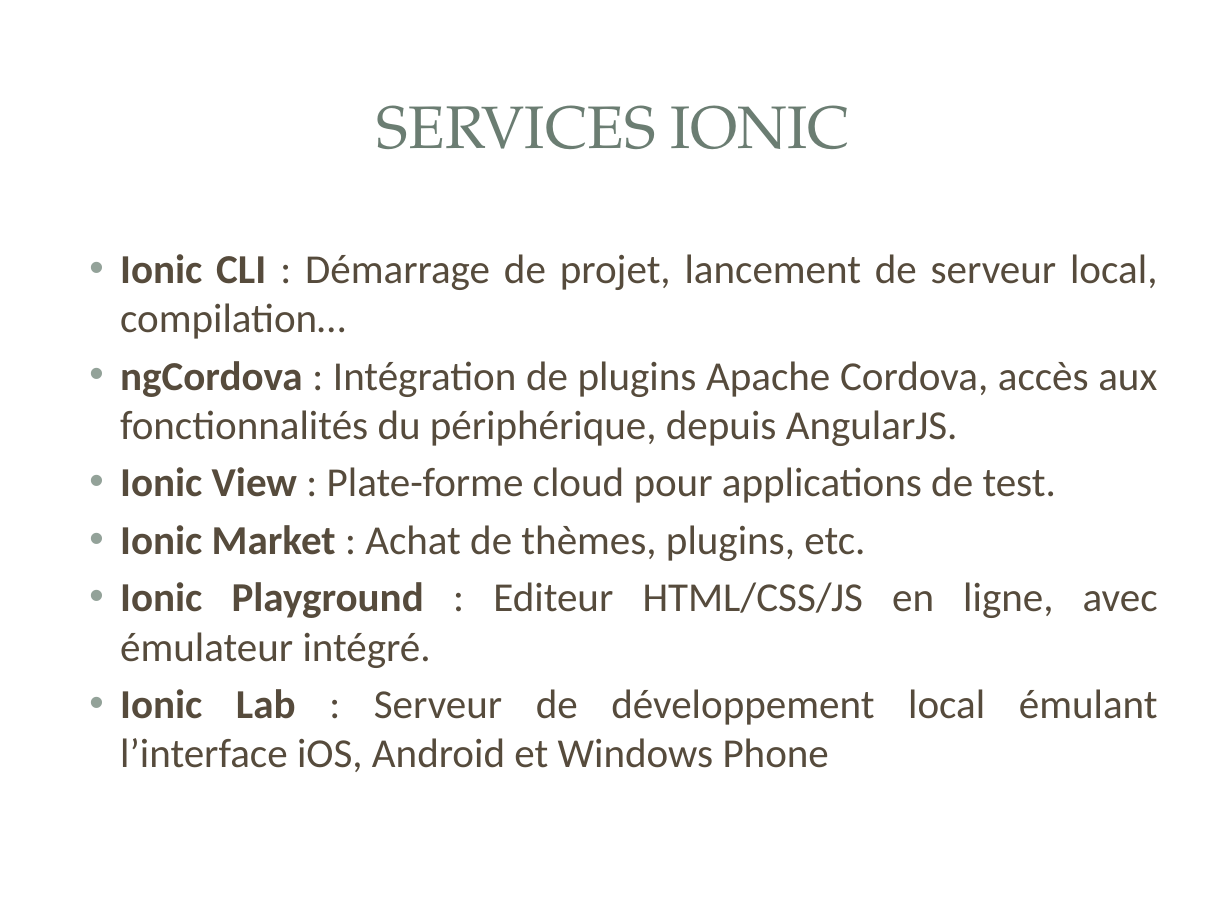
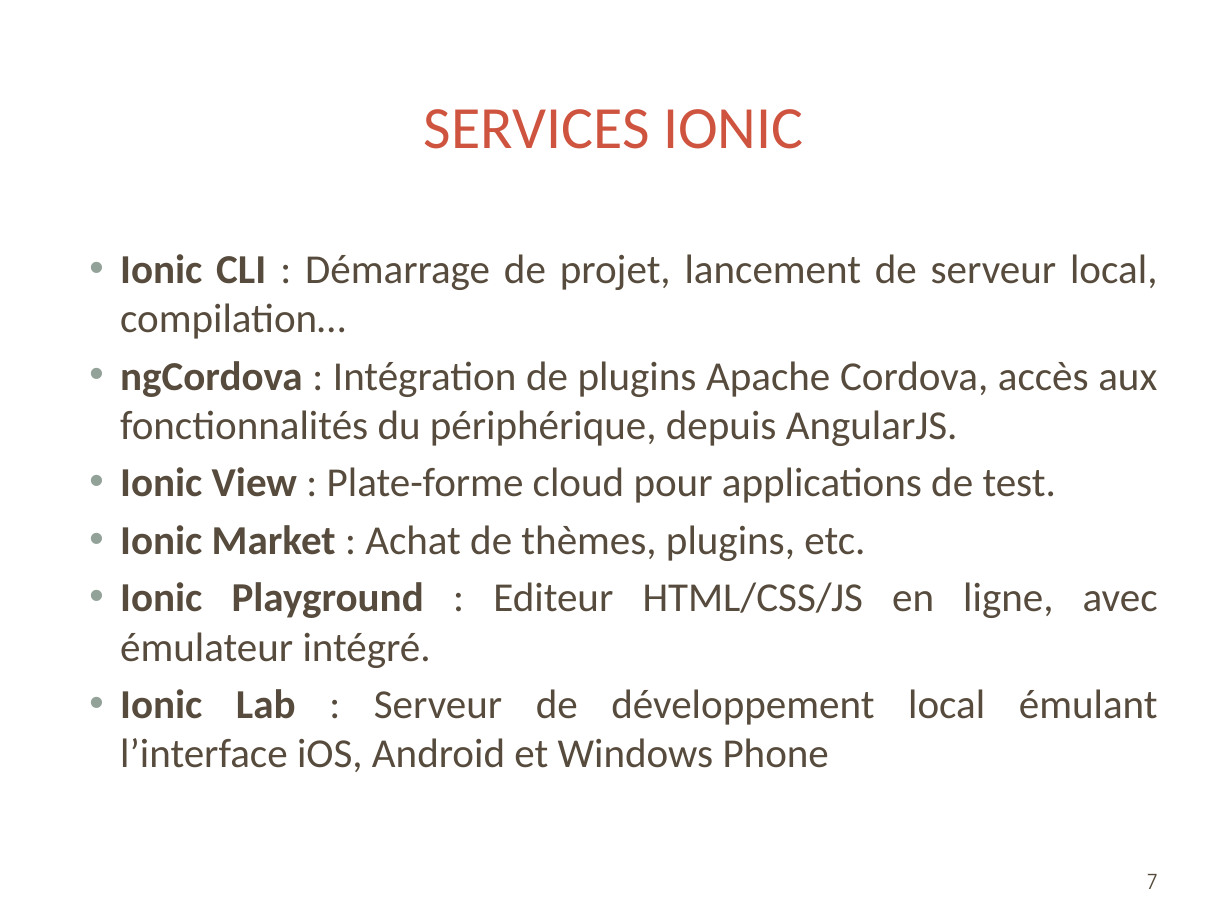
Before and after one commit to rikoste/ionicApp, a slide deck: slide 7 of presentation.pptx. Drawn at 1232x924 pixels with LibreOffice and Linux fonts; fonts in the diff are those of the drawing; background and template pictures are left out. Boxes give left, top, right and bottom in pixels: in the first picture for what was removed or moved away, otherwise in the second. Text is boxed around its words. In the diff, an @@ line names an element or a change of style, - is before the commit and + after.

```diff
--- a/presentation.pptx
+++ b/presentation.pptx
@@ title "SERVICES IONIC" at box(424, 109, 803, 149): font TeX Gyre Pagella to Calibri, text colour #6B7D72 to #CF543F @@
@@ page number added at box(1147, 874, 1158, 889), 12 pt, text #564B3C @@
+7
```
Also in this commit, not shown: 7 other slides changed, 2 slides added, 1 slide removed.
